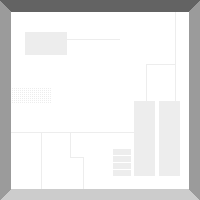
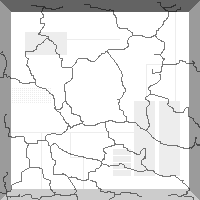
The second 200x200 image is a revision of the first. Changes to its layers:
added layer "cracks_2" (52%) above "cracks_1" over left=21, top=35, right=200, bottom=200
added layer "cracks_1" (52%) above "Layer" over left=0, top=2, right=200, bottom=200
